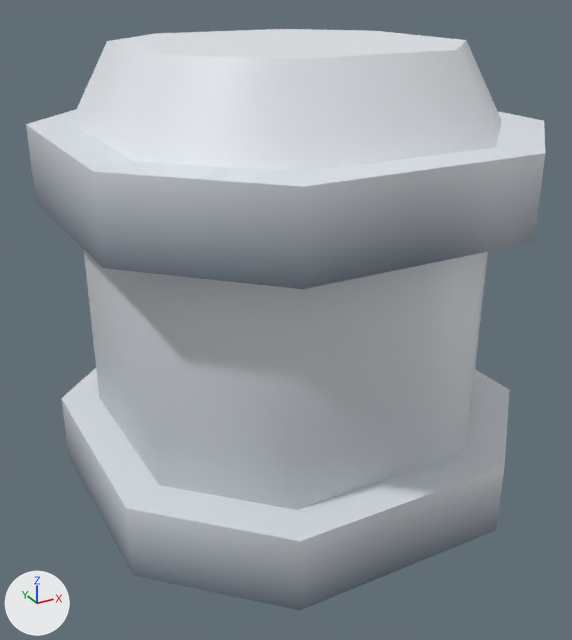
Before and after pictures for a commit that changed the glTF model client/public/assets/kenney-station/container-wide.glb.
Camera for both pictures: a camera (50 mm lens) standing at (-0.505, -0.913, 0.778) and looking at (-0.007, -0.008, 0.326). Arrows for +X, +Y and +Z are at lower left; the lights stay in place. The first picture is the older version. Where no turn or scale is listed for an object, it has been applied to the vertices. Vertices at exactly the same position are counted once.

The first picture shows 'container-wide'.
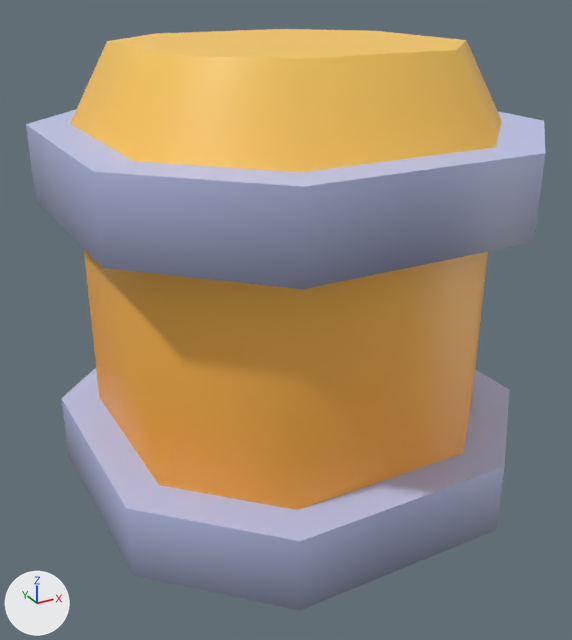
Patch to the scene script:
```diff
--- a/client/public/assets/kenney-station/container-wide.glb.py
+++ b/client/public/assets/kenney-station/container-wide.glb.py
@@ me_container_wide @@
 me_container_wide.from_pydata(...)  # 64 vertices, 116 faces; spans x -0.3..0.3, y -0.3..0.3, z -0.35..0.35
 # used by ob_container_wide; location = (0.0, 0.0, 0.35)
+# me_container_wide part 1: 30 faces centred in x -0.25..0.25, y -0.25..0.25, z -0.35..-0.083 are repainted in the vertex colours; the middle colour goes from light grey #bcc4cb to orange #ffa138
+# me_container_wide part 2: 30 faces centred in x -0.25..0.25, y -0.25..0.25, z 0.083..0.35 are repainted in the vertex colours; the middle colour goes from white #e7ecf1 to orange #ffc658
+# me_container_wide part 3: 28 faces centred in x -0.3..0.3, y -0.3..0.3, z -0.25..0.183 are repainted in the vertex colours; the middle colour goes from greyish blue #6c7885 to greyish blue #7d829a
+# me_container_wide part 4: 28 faces centred in x -0.3..0.3, y -0.3..0.3, z -0.183..0.25 are repainted in the vertex colours; the middle colour goes from white #dde3e9 to blue #bfc8f0
 me_container_wide.materials.append(mat_defaultmaterial)
```

Location of each change, [x1, y1, x2, y2] in pixels of the pictures (572 x 640 px):
part 1 of me_container_wide, recoloured (light grey to orange)
    both: [84, 250, 486, 505]
part 2 of me_container_wide, recoloured (white to orange)
    both: [70, 29, 502, 510]
part 3 of me_container_wide, recoloured
    both: [26, 125, 546, 611]
part 4 of me_container_wide, recoloured
    both: [26, 109, 546, 610]
